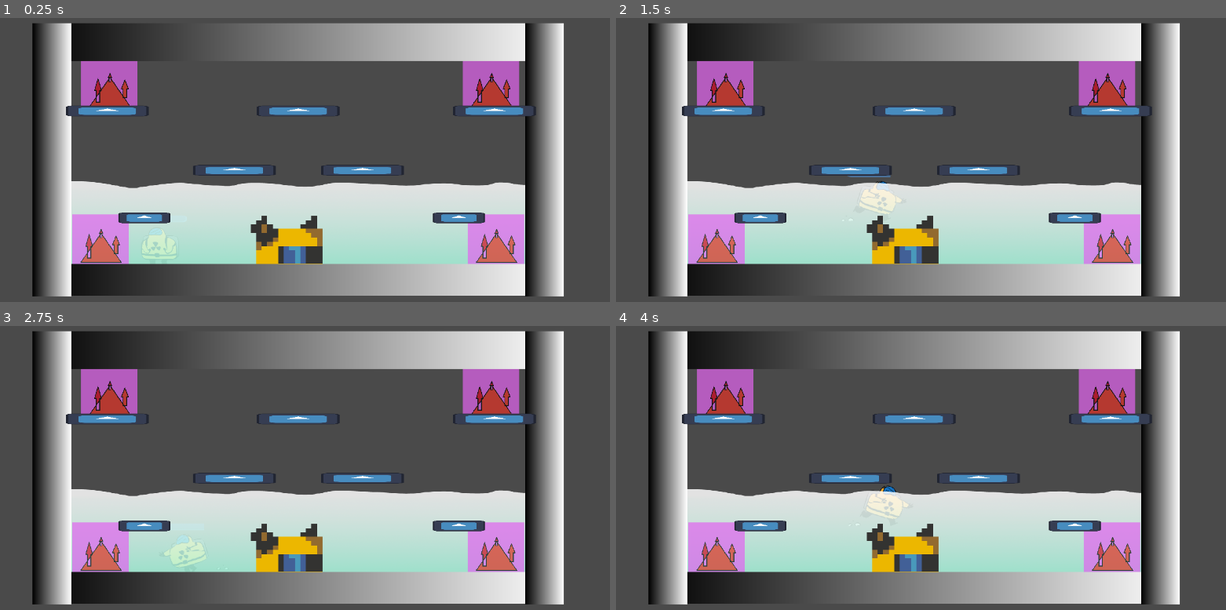
Above: before the commit, frames 1-4 (two rows, left to right).
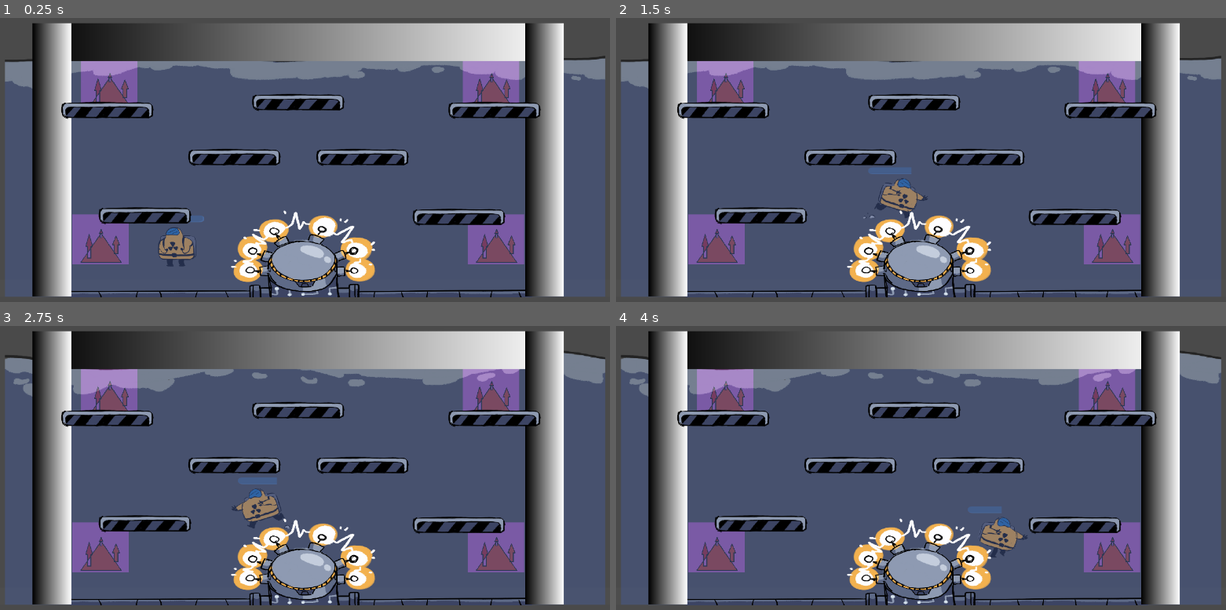
Above: after the commit, the same moments.

Repository: dareios99/GodotJam
Game: Godot game, scene res://main.tscn
The game is run twice, just before and just after one commit, with the same random seed, the same clock (stepped at 60 frames per second) and the same inputs. The engine's default icon, where the game draws it, is replaced by a stand-in: a white triangle on a blue panel in a dark square.
Inputs:
- Up to frame 1 (0.25 s): no input
- Up to frame 2 (1.5 s): hold Right (right) from 0.53 s (still down); tap X (activate_task) at 0.6, 1.35 s; tap Space (jump) at 0.77 s
- Up to frame 3 (2.75 s): tap Space (jump) at 1.52 s; release Right (right) at 2.03 s; hold Left (left) from 2.03 s (still down); tap X (activate_task) at 2.1 s
- Up to frame 4 (4 s): release Left (left) at 2.78 s; hold Right (right) from 2.78 s (still down); tap X (activate_task) at 2.85, 3.6 s; tap Space (jump) at 3.02, 3.77 s

The runs differ from the first frame. In frame 1, 70% of the frame differs, in the area x 0-100%, y 13-99%; in frame 2, 70%; in frame 3, 71%; in frame 4, 71%, in the area x 0-100%, y 8-99%.

Commit message:
start adding graphics

Diff:
--- a/level.tscn
+++ b/level.tscn
@@ -1,6 +1,6 @@
 [gd_scene load_steps=10 format=3 uid="uid://da3t6qp0a73hk"]
 
-[ext_resource type="Texture2D" uid="uid://ce2nup22kyr6i" path="res://icon.svg" id="1_u0wma"]
+[ext_resource type="Texture2D" uid="uid://qdluhu15ipyk" path="res://Platforms/Platform_Short.png" id="1_yyg1h"]
 
 [sub_resource type="RectangleShape2D" id="RectangleShape2D_msa2y"]
 size = Vector2(1064, 64)
@@ -19,15 +19,16 @@
 gradient = SubResource("Gradient_qr7aa")
 
 [sub_resource type="RectangleShape2D" id="RectangleShape2D_x435e"]
-size = Vector2(103, 20)
+size = Vector2(177, 28)
 
 [sub_resource type="RectangleShape2D" id="RectangleShape2D_b61kq"]
 resource_local_to_scene = true
-size = Vector2(164, 20)
+size = Vector2(180.5, 29.5)
 
 [node name="level" type="Node2D"]
 
 [node name="floor" type="StaticBody2D" parent="."]
+visible = false
 position = Vector2(604, 512)
 
 [node name="CollisionShape2D" type="CollisionShape2D" parent="floor"]
@@ -79,13 +80,13 @@
 position = Vector2(291, 430)
 
 [node name="collision" type="CollisionShape2D" parent="platform"]
-position = Vector2(31.5, 0)
+position = Vector2(34.5, -4)
 shape = SubResource("RectangleShape2D_x435e")
 
 [node name="Sprite2D" type="Sprite2D" parent="platform"]
-position = Vector2(32, -1.90735e-06)
-scale = Vector2(0.828125, 0.171875)
-texture = ExtResource("1_u0wma")
+position = Vector2(33, -3)
+scale = Vector2(0.618182, 0.618182)
+texture = ExtResource("1_yyg1h")
 
 [node name="platform2" type="StaticBody2D" parent="."]
 position = Vector2(932, 430)
@@ -96,11 +97,11 @@
 
 [node name="Sprite2D" type="Sprite2D" parent="platform2"]
 position = Vector2(32, -1.90735e-06)
-scale = Vector2(0.828125, 0.171875)
-texture = ExtResource("1_u0wma")
+scale = Vector2(0.618, 0.618)
+texture = ExtResource("1_yyg1h")
 
 [node name="platform3" type="StaticBody2D" parent="."]
-position = Vector2(443, 333)
+position = Vector2(443, 308)
 
 [node name="collision" type="CollisionShape2D" parent="platform3"]
 position = Vector2(65, 0)
@@ -108,11 +109,11 @@
 
 [node name="Sprite2D" type="Sprite2D" parent="platform3"]
 position = Vector2(63.5, -1.90735e-06)
-scale = Vector2(1.32031, 0.171875)
-texture = ExtResource("1_u0wma")
+scale = Vector2(0.618, 0.618)
+texture = ExtResource("1_yyg1h")
 
 [node name="platform4" type="StaticBody2D" parent="."]
-position = Vector2(704, 333)
+position = Vector2(704, 308)
 
 [node name="collision" type="CollisionShape2D" parent="platform4"]
 position = Vector2(65, 0)
@@ -120,35 +121,35 @@
 
 [node name="Sprite2D" type="Sprite2D" parent="platform4"]
 position = Vector2(63.5, -1.90735e-06)
-scale = Vector2(1.32031, 0.171875)
-texture = ExtResource("1_u0wma")
+scale = Vector2(0.618, 0.618)
+texture = ExtResource("1_yyg1h")
 
 [node name="platform5" type="StaticBody2D" parent="."]
 position = Vector2(973, 212)
 
 [node name="collision" type="CollisionShape2D" parent="platform5"]
-position = Vector2(65, 0)
+position = Vector2(63.25, -0.25)
 shape = SubResource("RectangleShape2D_b61kq")
 
 [node name="Sprite2D" type="Sprite2D" parent="platform5"]
 position = Vector2(63.5, -1.90735e-06)
-scale = Vector2(1.32031, 0.171875)
-texture = ExtResource("1_u0wma")
+scale = Vector2(0.618, 0.618)
+texture = ExtResource("1_yyg1h")
 
 [node name="platform6" type="StaticBody2D" parent="."]
 position = Vector2(184, 212)
 
 [node name="collision" type="CollisionShape2D" parent="platform6"]
-position = Vector2(65, 0)
+position = Vector2(63.5, 0.5)
 shape = SubResource("RectangleShape2D_b61kq")
 
 [node name="Sprite2D" type="Sprite2D" parent="platform6"]
 position = Vector2(63.5, -1.90735e-06)
-scale = Vector2(1.32031, 0.171875)
-texture = ExtResource("1_u0wma")
+scale = Vector2(0.618, 0.618)
+texture = ExtResource("1_yyg1h")
 
 [node name="platform7" type="StaticBody2D" parent="."]
-position = Vector2(573, 212)
+position = Vector2(573, 196)
 
 [node name="collision" type="CollisionShape2D" parent="platform7"]
 position = Vector2(65, 0)
@@ -156,5 +157,5 @@
 
 [node name="Sprite2D" type="Sprite2D" parent="platform7"]
 position = Vector2(63.5, -1.90735e-06)
-scale = Vector2(1.32031, 0.171875)
-texture = ExtResource("1_u0wma")
+scale = Vector2(0.618, 0.618)
+texture = ExtResource("1_yyg1h")
--- a/main.tscn
+++ b/main.tscn
@@ -18,15 +18,18 @@
 script = ExtResource("1_2d544")
 
 [node name="CharacterBody2D" parent="." instance=ExtResource("2_ljyrd")]
+position = Vector2(51, 66)
 
 [node name="level" parent="." instance=ExtResource("3_ygoo1")]
 z_index = 3
 
 [node name="water" parent="." instance=ExtResource("4_87beq")]
+modulate = Color(1, 1, 1, 0.52549)
+z_index = 3
 
 [node name="background_low" type="Sprite2D" parent="."]
 z_index = 2
-position = Vector2(642, 664.5)
+position = Vector2(650, 726)
 scale = Vector2(5, 269)
 texture = SubResource("GradientTexture1D_4kl52")
 
@@ -55,3 +58,5 @@
 type_of_task = 3
 
 [node name="reactor" parent="." instance=ExtResource("6_c4qsd")]
+z_index = 2
+position = Vector2(27, 2)
--- a/reactor.tscn
+++ b/reactor.tscn
@@ -1,7 +1,7 @@
 [gd_scene load_steps=6 format=3 uid="uid://bghshcu21ahh4"]
 
-[ext_resource type="Texture2D" uid="uid://dbhj612p5jfmy" path="res://temporary-sprites/Player-duck/player-duck1.png" id="1_k8eiv"]
 [ext_resource type="Script" path="res://reactor.gd" id="1_u0bqq"]
+[ext_resource type="Texture2D" uid="uid://dh7hyjl1u0422" path="res://Reactor/Reactor_On.png" id="2_bfm4s"]
 
 [sub_resource type="CapsuleShape2D" id="CapsuleShape2D_yk26o"]
 radius = 104.0
@@ -11,7 +11,7 @@
 animations = [{
 "frames": [{
 "duration": 1.0,
-"texture": ExtResource("1_k8eiv")
+"texture": ExtResource("2_bfm4s")
 }],
 "loop": true,
 "name": &"default",
@@ -29,8 +29,8 @@
 shape = SubResource("CapsuleShape2D_yk26o")
 
 [node name="AnimatedSprite2D" type="AnimatedSprite2D" parent="."]
-position = Vector2(607, 523)
-scale = Vector2(11.25, 8.8421)
+position = Vector2(615, 495)
+scale = Vector2(0.490223, 0.385396)
 sprite_frames = SubResource("SpriteFrames_q4l4r")
 
 [node name="CountDownLabel" type="Label" parent="."]
--- a/water.gd
+++ b/water.gd
@@ -2,7 +2,7 @@
 
 
 var col_shape:CollisionShape2D
-var sprite:Sprite2D
+var sprite:AnimatedSprite2D
 var change:int = 0
 @export var change_speed:float = 0.7
 @export var minimum_speed:float = 0.3
@@ -12,6 +12,7 @@
 func _ready() -> void:
 	col_shape = $collshape
 	sprite = $sprite
+	sprite.play("default")
 
 
 func _physics_process(delta: float) -> void:
--- a/water.tscn
+++ b/water.tscn
@@ -1,10 +1,25 @@
-[gd_scene load_steps=4 format=3 uid="uid://cme0njbs14hcl"]
+[gd_scene load_steps=6 format=3 uid="uid://cme0njbs14hcl"]
 
 [ext_resource type="Script" path="res://water.gd" id="1_tic1l"]
-[ext_resource type="Texture2D" uid="uid://d23hlc80ohruc" path="res://water.png" id="2_a3rq6"]
+[ext_resource type="Texture2D" uid="uid://db3b646by2l0n" path="res://Water/Water1.png" id="2_jn8ak"]
+[ext_resource type="Texture2D" uid="uid://7cigb57wjtfu" path="res://Water/Water2.png" id="3_hynee"]
 
 [sub_resource type="RectangleShape2D" id="RectangleShape2D_u8tld"]
 size = Vector2(1028, 701)
+
+[sub_resource type="SpriteFrames" id="SpriteFrames_kof1d"]
+animations = [{
+"frames": [{
+"duration": 1.0,
+"texture": ExtResource("2_jn8ak")
+}, {
+"duration": 1.0,
+"texture": ExtResource("3_hynee")
+}],
+"loop": true,
+"name": &"default",
+"speed": 5.0
+}]
 
 [node name="water" type="Area2D"]
 z_index = 2
@@ -14,9 +29,10 @@
 position = Vector2(621, 728)
 shape = SubResource("RectangleShape2D_u8tld")
 
-[node name="sprite" type="Sprite2D" parent="."]
+[node name="sprite" type="AnimatedSprite2D" parent="."]
 z_index = -2
 position = Vector2(650.424, 530)
 scale = Vector2(0.636768, 0.603207)
-texture = ExtResource("2_a3rq6")
+sprite_frames = SubResource("SpriteFrames_kof1d")
+frame_progress = 0.375318
 offset = Vector2(0.253967, -0.5)
Binary file added: Drain/Untitled_Artwork-1.png
Not shown, added: Drain/Untitled_Artwork-1.png.import
Binary file added: Drain/Untitled_Artwork-2.png
Not shown, added: Drain/Untitled_Artwork-2.png.import
Binary file added: Drain/Untitled_Artwork-3.png
Not shown, added: Drain/Untitled_Artwork-3.png.import
Binary file added: Platforms/Platform_Long.png
Not shown, added: Platforms/Platform_Long.png.import
Binary file added: Platforms/Platform_Short.png
Not shown, added: Platforms/Platform_Short.png.import
Binary file added: Reactor/Reactor_Idle.png
Not shown, added: Reactor/Reactor_Idle.png.import
(and 20 more such lines)
